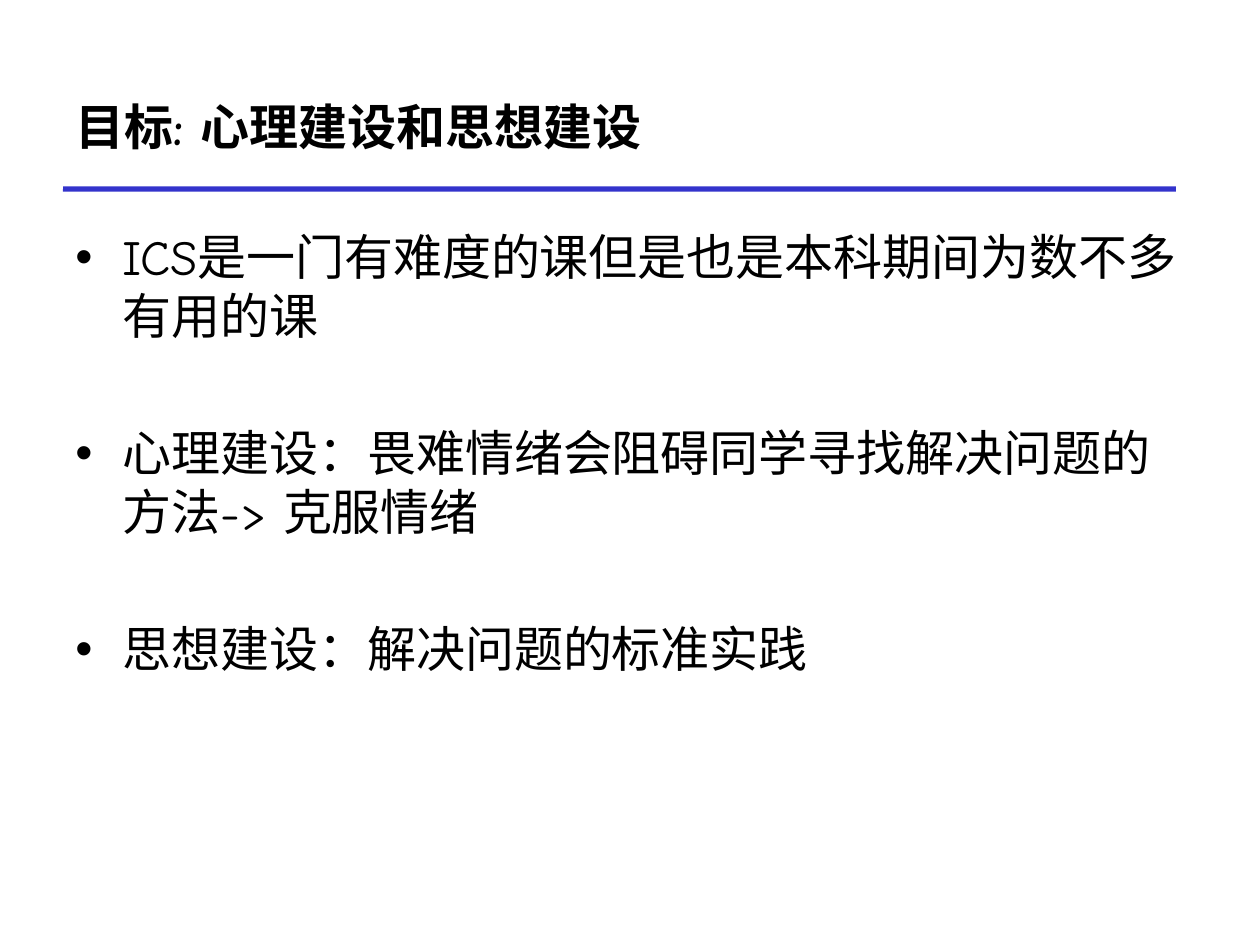
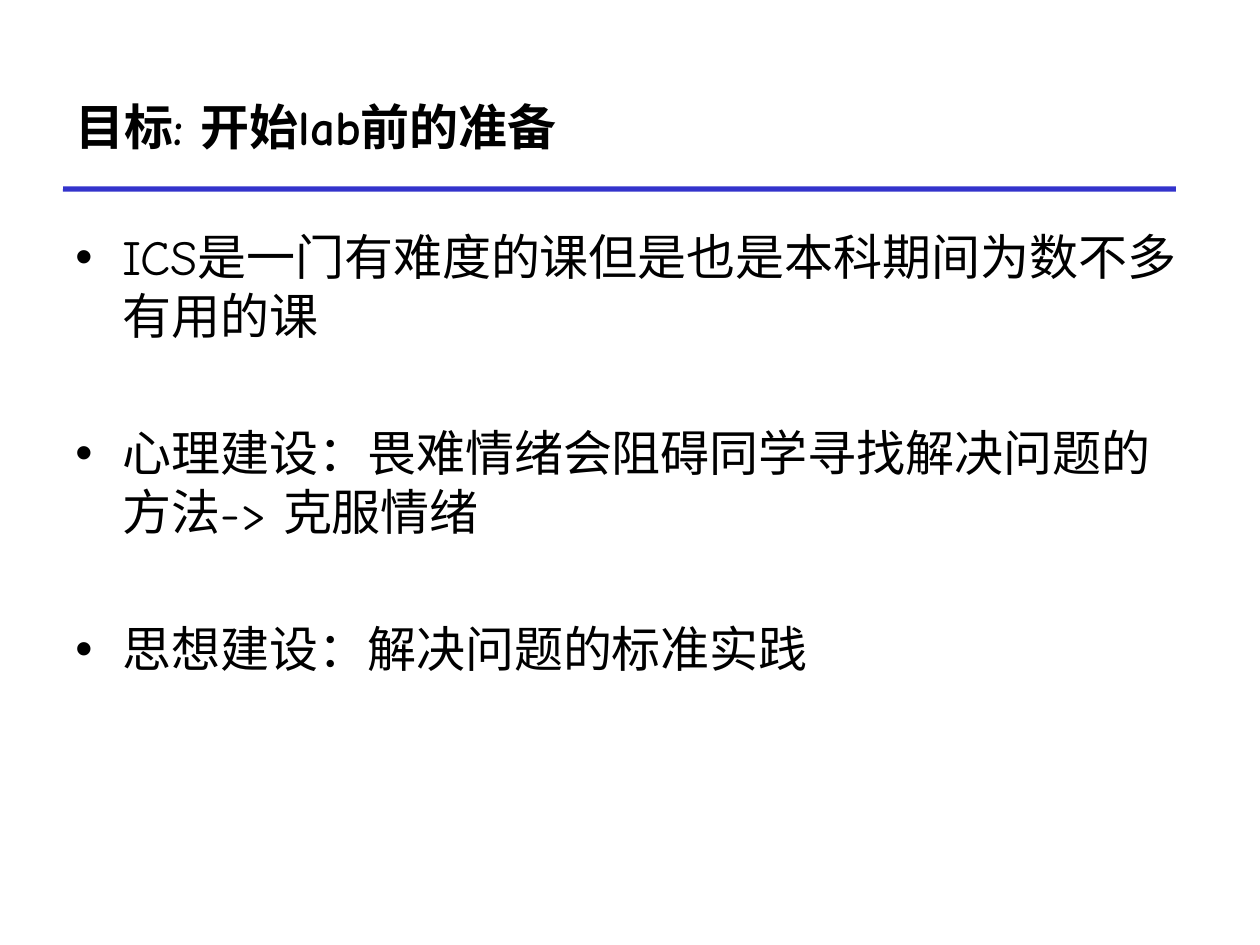
Before and after one commit to RUCICS/ICS1-2024-Preparation, a slide deck: slide 3 of proposal-prelab.pptx. Drawn at 1260x945 pixels with LibreOffice and Linux fonts; fonts in the diff are those of the drawing. Boxes give left, top, right and bottom in pixels: in the first picture for what was removed or moved away, otherwise in the second. Text is boxed around its words. In the diff, an @@ line names an element or a change of style, - is before the commit and + after.

```diff
--- a/proposal-prelab.pptx
+++ b/proposal-prelab.pptx
@@ title at (75,103,557,150): text changed @@
-目标: 心理建设和思想建设
+目标: 开始lab前的准备
```
Also in this commit, not shown: 2 other slides changed, 1 slide added.
